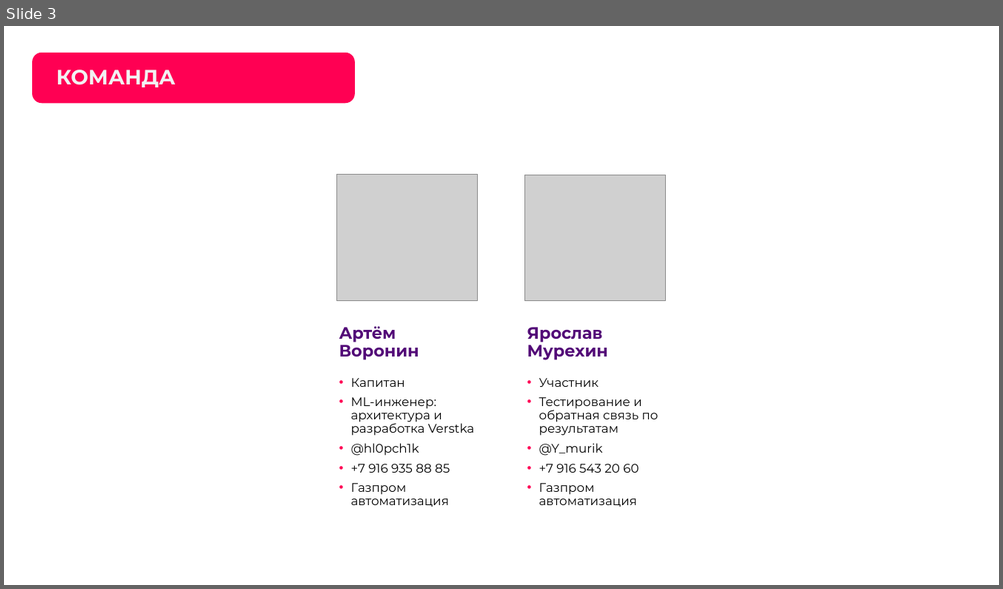
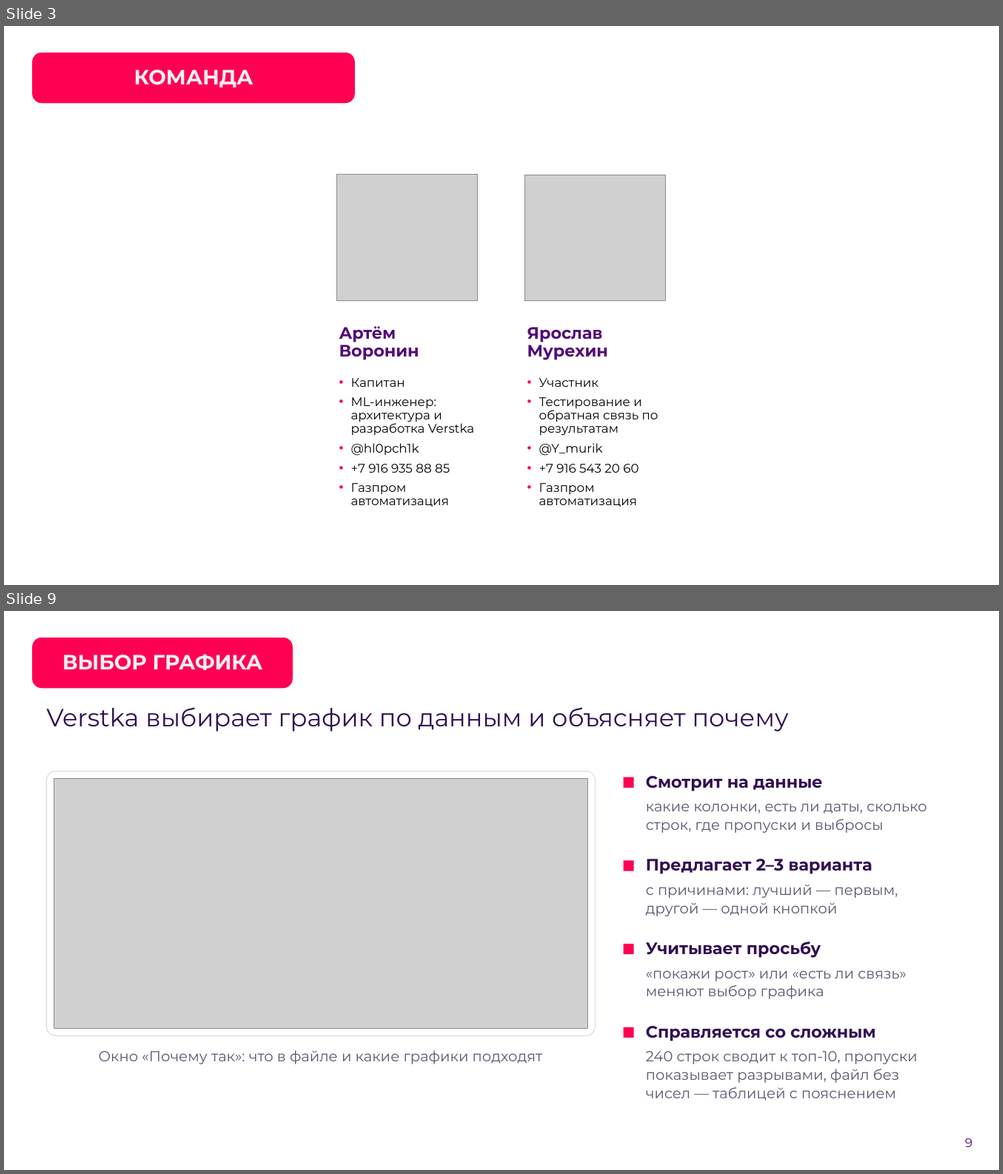
Before and after one commit to hl0pch1k/verstka, a slide deck: docs/presentation/verstka-pitch.pptx. Shown one above the other, each under a label of ours: slide 3 before the commit, slides 3 and 9 after it; the slides between them are not shown. The pictures are 1003x589 and 1003x1174 pixels, drawn with LibreOffice and Linux fonts; fonts in the diff are those of the drawing; grey boxes stand for pictures; background and template pictures are left out. Boxes give left, top, right and bottom in pixels: in the first picture for what was removed or moved away, otherwise in the second. Text is boxed around its words. In the diff, an @@ line names an element or a change of style, - is before the commit and + after.

Commit message:
Решение второй ступени по ссылкам первой: docs/presentation/verstka-pitch.pdf/.pptx — питч второй ступени (первый — verstka-pitch-stage1), examples/outputs открывается актуальными примерами

```diff
--- a/docs/presentation/verstka-pitch.pptx
+++ b/docs/presentation/verstka-pitch.pptx
@@ slide 9 added at [4,611,999,1170], background picture (left out) @@
@@ rounded rectangle added at [32,637,293,688], fill #FF0053 @@
@@ title added at [62,654,263,670], 20 pt, text #F2F2F2, bold @@
+ВЫБОР ГРАФИКА
@@ text added at [46,707,788,732], 24 pt, text #310F53 @@
+Verstka выбирает график по данным и объясняет почему
@@ rounded rectangle added at [46,772,595,1037], fill #FFFFFF, outline #DCD5EA 0.75 pt @@
@@ picture added at [54,779,587,1029] @@
@@ rectangle added at [623,777,634,788], fill #FF0053 @@
@@ text added at [646,776,822,792], 16 pt, text #310F53, bold @@
+Смотрит на данные
@@ text added at [646,803,927,833], 14 pt, text #5E5670 @@
+какие колонки, есть ли даты, сколько строк, где пропуски и выбросы
@@ rectangle added at [623,861,634,871], fill #FF0053 @@
@@ text added at [646,859,872,874], 16 pt, text #310F53, bold @@
+Предлагает 2–3 варианта
@@ text added at [646,884,898,917], 14 pt, text #5E5670 @@
+с причинами: лучший — первым, другой — одной кнопкой
@@ text added at [646,942,821,958], 16 pt, text #310F53, bold @@
+Учитывает просьбу
@@ rectangle added at [623,945,634,955], fill #FF0053 @@
@@ text added at [646,971,906,999], 14 pt, text #5E5670 @@
+«покажи рост» или «есть ли связь» меняют выбор графика
@@ rectangle added at [623,1028,634,1038], fill #FF0053 @@
@@ text added at [646,1026,875,1042], 16 pt, text #310F53, bold @@
+Справляется со сложным
@@ text added at [99,1051,543,1065], 14 pt, text #5E5670 @@
+Окно «Почему так»: что в файле и какие графики подходят
@@ text added at [646,1051,917,1101], 14 pt, text #5E5670 @@
+240 строк сводит к топ-10, пропуски показывает разрывами, файл без чисел — таблицей с пояснением
@@ page number added at [965,1139,972,1147], 12 pt, text #520977 @@
+9
@@ slide 3 changed as well @@
@@ title "КОМАНДА": place and size @@
-title "КОМАНДА" at [57,70,176,87]
+title "КОМАНДА" at [134,70,253,87]
@@ title "КОМАНДА" at [134,70,253,87]: alignment left to centre; vertical alignment bottom to middle @@
```
Also in this commit, not shown: 5 other slides changed, 12 other slides added, 9 slides removed, 7 other files.
